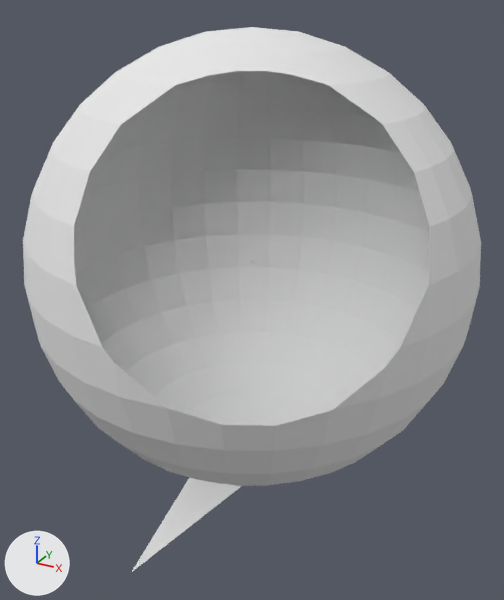
The Blender file src/untitled.blend: old version first, new version second.
Rendered twice from a 50 mm camera at (915.0, -1664.0, 710.0) aimed at (22.0, -40.0, -101.0). Lighting does not change. The marker at lower left points along +X, +Y and +Z. Everything nearer to the camera than a plane just in front of the edit is cut away.
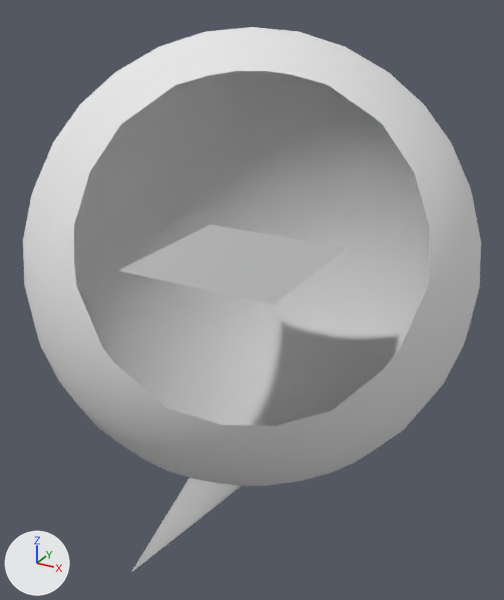
The newer file is also turned or shifted as a whole; pictures and numbers use the older file's frame.

Location of each change, [x1, y1, x2, y2] in pixels of the pictures (504 x 600 px):
part 1 of me_sphere, shading changed
    both: [102, 138, 403, 572]
part 2 of me_cube, added
    after: [118, 224, 346, 305]

What the commit changed:
me_sphere has 482 vertices, 512 faces and spans x -1.0..1.0, y -1.01..1.0, z -1.0..1.0.
me_sphere is used by ob_sphere; location (0.0, 0.0, 1.0); scale (631.0, 631.0, 631.0).
me_sphere part 1: 512 kept faces spanning x -1.0..1.0, y -1.01..1.0, z -1.0..1.0 are now shaded smooth.
me_cube has 8 vertices, 6 faces and spans x -1.0..1.0, y -1.0..1.0, z -1.0..1.0.
me_cube is used by ob_cube; location (0.0, 0.0, 0.0); scale (7.88, 7.03, 0.306).
Verts and faces of me_cube; kept vertices keep their numbers, new ones are numbered from 8.
Part 2, on me_cube:
New vertex 8 is at (-36.86, -35.33, 6.97), pixel (117, 270).
New vertex 9 is at (-36.86, 33.83, 6.97), pixel (210, 224).
New vertex 10 is at (-36.86, -35.33, 6.98), pixel (117, 270).
New vertex 11 is at (-36.86, 33.83, 6.98), pixel (210, 224).
New vertices 12 to 15 stand at vertices 8 to 11, in that order, plus (61.88, 0.0, 0.0).
New faces: (8, 12, 13, 9), (10, 11, 15, 14), (12, 14, 15, 13), (8, 10, 14, 12), (8, 9, 11, 10), (9, 13, 15, 11).
